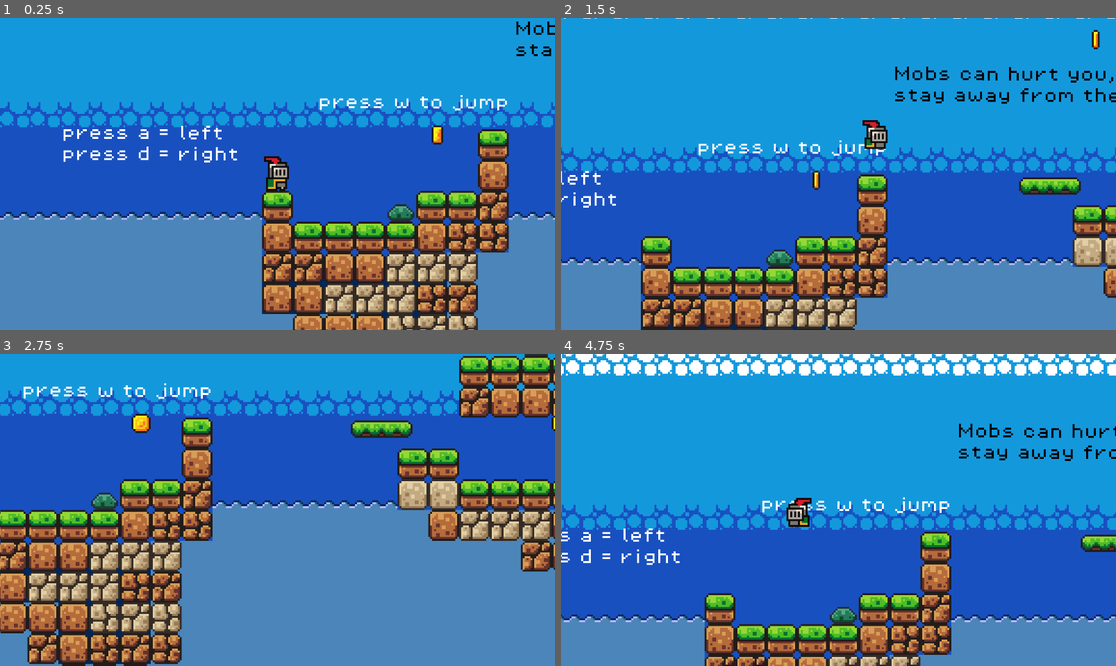
Above: before the commit, frames 1-4 (two rows, left to right).
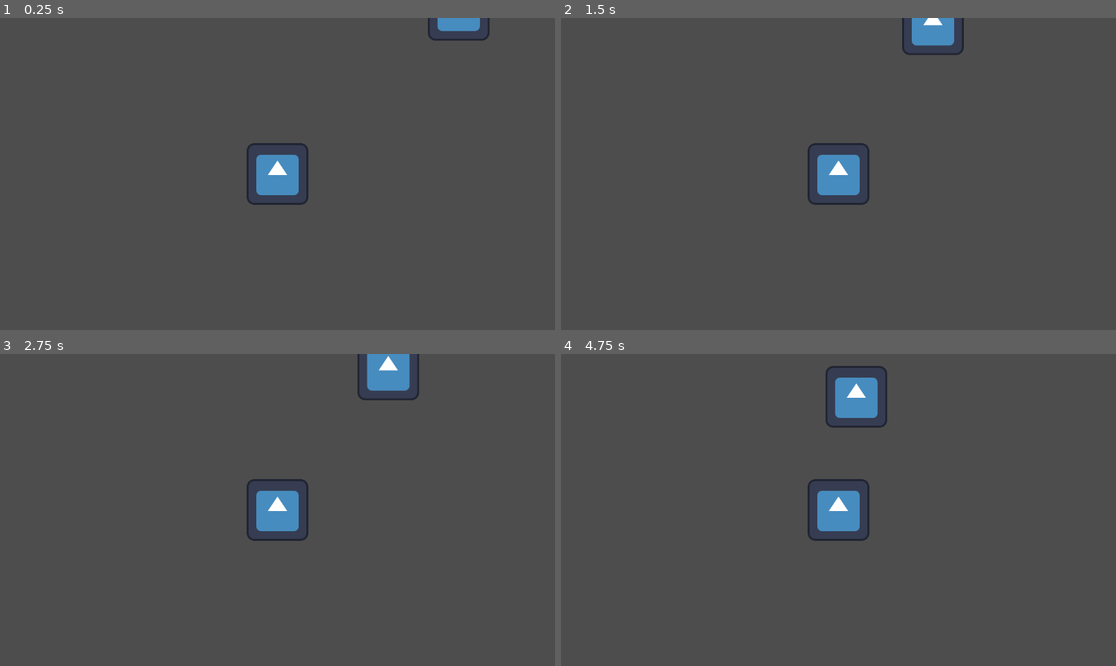
Above: after the commit, the same moments.

Repository: Caj8x/gamejam
Game: Godot game, scene res://level.tscn
The game is run twice, just before and just after one commit, with the same random seed, the same clock (stepped at 60 frames per second) and the same inputs. Before the commit the project starts from res://hra.tscn. The engine's default icon, where the game draws it, is replaced by a stand-in: a white triangle on a blue panel in a dark square.
Inputs (mouse positions are in pixels of both pictures, inside the frame that each line leads up to):
- Up to frame 1 (0.25 s): no input
- Up to frame 2 (1.5 s): tap W (jump) at 0.5, 0.77, 1.25 s; move the mouse to (960, 158) at 0.52 s; hold D (move right, bound only before the commit) from 0.53 s (still down); click (960, 158) at 0.6 s; move the mouse to (727, 189) at 1.27 s; click (727, 189) at 1.35 s
- Up to frame 3 (2.75 s): tap W (jump) at 1.52, 2 s; move the mouse to (333, 441) at 2.02 s; release D (move right, bound only before the commit) at 2.03 s; hold A (move left, bound only before the commit) from 2.03 s (still down); click (333, 441) at 2.1 s
- Up to frame 4 (4.75 s): tap W (jump) at 2.75, 3.02, 3.5, 3.77, 4.25, 4.52 s; move the mouse to (810, 572) at 2.77 s; release A (move left, bound only before the commit) at 2.78 s; hold D (move right, bound only before the commit) 2.78-4.28 s; click (810, 572) at 2.85 s; move the mouse to (1005, 556) at 3.52 s; click (1005, 556) at 3.6 s; move the mouse to (672, 463) at 4.27 s; hold A (move left, bound only before the commit) from 4.28 s (still down); click (672, 463) at 4.35 s

The runs differ from the first frame. In frame 1, 100% of the frame differs, in the area x 0-100%, y 0-100%; in frame 2, 100%; in frame 3, 99%; in frame 4, 100%.

Commit message:
michal basic setup

Diff:
--- /dev/null
+++ b/level.tscn
@@ -0,0 +1,71 @@
+[gd_scene format=3 uid="uid://chiqsy8ixr870"]
+
+[ext_resource type="Texture2D" uid="uid://b532kyg8lndc7" path="res://icon.svg" id="1_u52ul"]
+[ext_resource type="Script" uid="uid://ty60ctpvafk1" path="res://player(character_body_2d).gd" id="1_vonw3"]
+
+[node name="Level (Node2D)" type="Node2D" unique_id=1451043136]
+
+[node name="Player(CharacterBody2D)" type="CharacterBody2D" parent="." unique_id=516846100]
+script = ExtResource("1_vonw3")
+
+[node name="Sprite2D" type="Sprite2D" parent="Player(CharacterBody2D)" unique_id=875610250]
+texture = ExtResource("1_u52ul")
+
+[node name="CollisionShape2D" type="CollisionShape2D" parent="Player(CharacterBody2D)" unique_id=1614284195]
+
+[node name="FireLight (PointLight2D)" type="PointLight2D" parent="Player(CharacterBody2D)" unique_id=982936211]
+
+[node name="Camera2D" type="Camera2D" parent="Player(CharacterBody2D)" unique_id=1165323474]
+
+[node name="Enemies (Node2D)" type="Node2D" parent="." unique_id=1910285053]
+
+[node name="Enemy (CharacterBody2D)" type="CharacterBody2D" parent="Enemies (Node2D)" unique_id=2096966985]
+
+[node name="Enemy (CharacterBody2D)2" type="CharacterBody2D" parent="Enemies (Node2D)" unique_id=858074510]
+
+[node name="Enemy (CharacterBody2D)3" type="CharacterBody2D" parent="Enemies (Node2D)" unique_id=554450015]
+
+[node name="FuelItems (Node2D)" type="Node2D" parent="." unique_id=1378091305]
+
+[node name="Stick (Area2D)" type="Area2D" parent="FuelItems (Node2D)" unique_id=1184683030]
+
+[node name="Sprite2D" type="Sprite2D" parent="FuelItems (Node2D)/Stick (Area2D)" unique_id=1405170984]
+
+[node name="CollisionShape2D" type="CollisionShape2D" parent="FuelItems (Node2D)/Stick (Area2D)" unique_id=35998408]
+
+[node name="Goal (Area2D)" type="Area2D" parent="." unique_id=1896296930]
+
+[node name="Sprite2D" type="Sprite2D" parent="Goal (Area2D)" unique_id=122708616]
+
+[node name="CollisionShape2D" type="CollisionShape2D" parent="Goal (Area2D)" unique_id=1558013309]
+
+[node name="Environment (Node2D)" type="Node2D" parent="." unique_id=1597880652]
+
+[node name="TileMap" type="TileMap" parent="Environment (Node2D)" unique_id=360594361]
+format = 2
+
+[node name="Obstacle (StaticBody2D)" type="StaticBody2D" parent="Environment (Node2D)" unique_id=1764816109]
+
+[node name="Sprite2D" type="Sprite2D" parent="Environment (Node2D)/Obstacle (StaticBody2D)" unique_id=1394312984]
+
+[node name="CollisionShape2D" type="CollisionShape2D" parent="Environment (Node2D)/Obstacle (StaticBody2D)" unique_id=2093608799]
+
+[node name="Sprite2D2" type="Sprite2D" parent="." unique_id=1655217490]
+position = Vector2(376, -341)
+texture = ExtResource("1_u52ul")
+
+[node name="Sprite2D3" type="Sprite2D" parent="." unique_id=160663438]
+position = Vector2(-222, -608)
+texture = ExtResource("1_u52ul")
+
+[node name="Sprite2D4" type="Sprite2D" parent="." unique_id=39878153]
+position = Vector2(370, -968)
+texture = ExtResource("1_u52ul")
+
+[node name="Sprite2D5" type="Sprite2D" parent="." unique_id=499165988]
+position = Vector2(-533, -1315)
+texture = ExtResource("1_u52ul")
+
+[node name="Sprite2D6" type="Sprite2D" parent="." unique_id=422414908]
+position = Vector2(472, -1778)
+texture = ExtResource("1_u52ul")
--- /dev/null
+++ b/player(character_body_2d).gd
@@ -0,0 +1,38 @@
+extends CharacterBody2D
+
+@export var speed := 200
+@export var max_hp := 100
+
+var hp := 100
+var has_fire := false
+var fuel := 0
+
+func _physics_process(delta):
+	var direction = Vector2.ZERO
+
+	# POHYB
+	if Input.is_action_pressed("move_up"):
+		direction.y -= 1
+	if Input.is_action_pressed("move_down"):
+		direction.y += 1
+	if Input.is_action_pressed("move_left"):
+		direction.x -= 1
+	if Input.is_action_pressed("move_right"):
+		direction.x += 1
+
+	velocity = direction.normalized() * speed
+	move_and_slide()
+
+	# ÚTOK OHNĚM
+	if Input.is_action_just_pressed("attack"):
+		attack()
+
+
+func attack():
+	if has_fire and fuel > 0:
+		fuel -= 1
+
+		#var fire = preload("res://FireAttack.tscn").instantiate()
+		#fire.position = position + Vector2(20, 0) # před hráčem
+
+		#get_parent().add_child(fire)
--- a/project.godot
+++ b/project.godot
@@ -15,7 +15,7 @@
 [application]
 
 config/name="zkouška"
-run/main_scene="uid://dev6j325mf4jf"
+run/main_scene="uid://chiqsy8ixr870"
 config/features=PackedStringArray("4.6", "Forward Plus")
 config/icon="res://icon.svg"
 
@@ -34,14 +34,29 @@
 "events": [Object(InputEventKey,"resource_local_to_scene":false,"resource_name":"","device":0,"window_id":0,"alt_presse …(189 unchanged characters)…
 ]
 }
-"move left"={
+move_left={
 "deadzone": 0.2,
 "events": [Object(InputEventKey,"resource_local_to_scene":false,"resource_name":"","device":0,"window_id":0,"alt_presse …(189 unchanged characters)…
 ]
 }
-"move right"={
+move_right={
 "deadzone": 0.2,
 "events": [Object(InputEventKey,"resource_local_to_scene":false,"resource_name":"","device":0,"window_id":0,"alt_presse …(189 unchanged characters)…
+]
+}
+move_up={
+"deadzone": 0.2,
+"events": [Object(InputEventKey,"resource_local_to_scene":false,"resource_name":"","device":0,"window_id":0,"alt_pressed":false,"shift_pressed":false,"ctrl_pressed":false,"meta_pressed":false,"pressed":false,"keycode":0,"physical_keycode":87,"key_label":0,"unicode":0,"location":0,"echo":false,"script":null)
+]
+}
+move_down={
+"deadzone": 0.2,
+"events": [Object(InputEventKey,"resource_local_to_scene":false,"resource_name":"","device":0,"window_id":0,"alt_pressed":false,"shift_pressed":false,"ctrl_pressed":false,"meta_pressed":false,"pressed":false,"keycode":0,"physical_keycode":83,"key_label":0,"unicode":0,"location":0,"echo":false,"script":null)
+]
+}
+attack={
+"deadzone": 0.2,
+"events": [Object(InputEventMouseButton,"resource_local_to_scene":false,"resource_name":"","device":-1,"window_id":0,"alt_pressed":false,"shift_pressed":false,"ctrl_pressed":false,"meta_pressed":false,"button_mask":0,"position":Vector2(0, 0),"global_position":Vector2(0, 0),"factor":1.0,"button_index":1,"canceled":false,"pressed":false,"double_click":false,"script":null)
 ]
 }
 
Binary file added: asets/michal/images.jpeg
Not shown, added: asets/michal/images.jpeg.import
Not shown, added: player(character_body_2d).gd.uid
